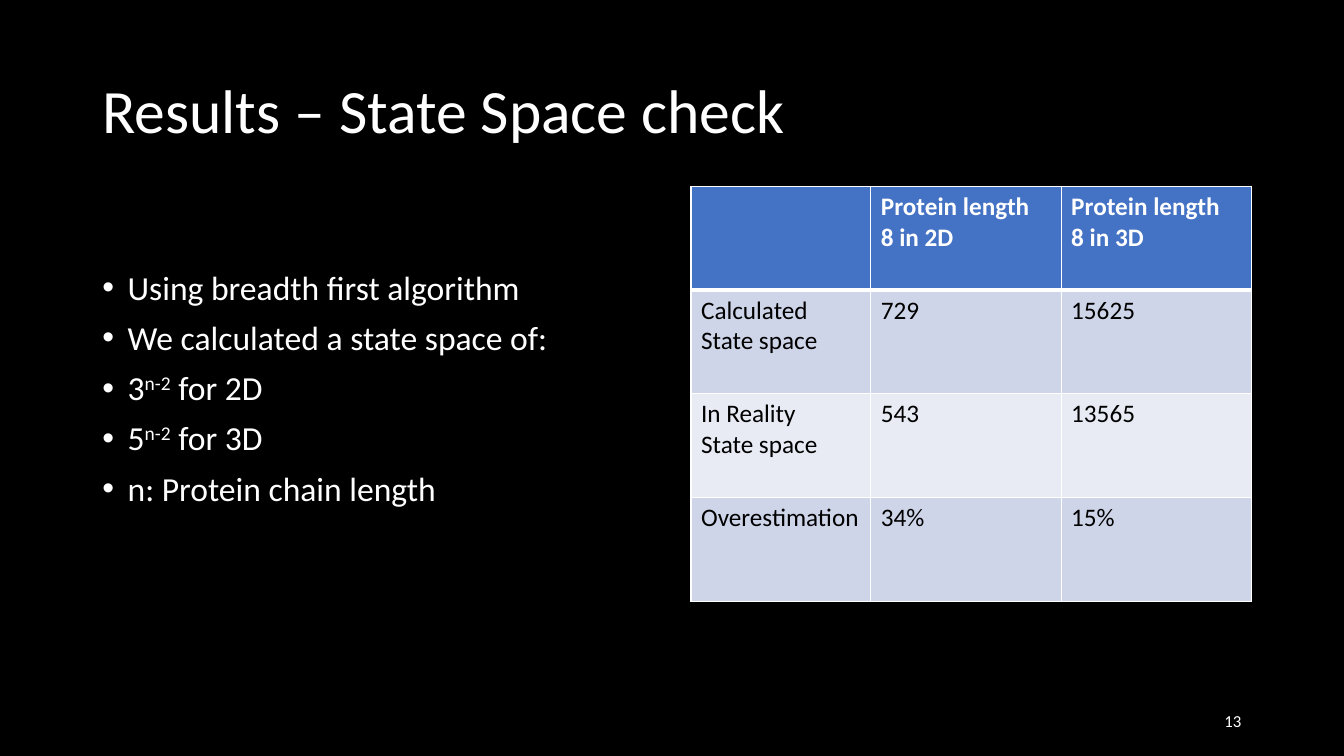
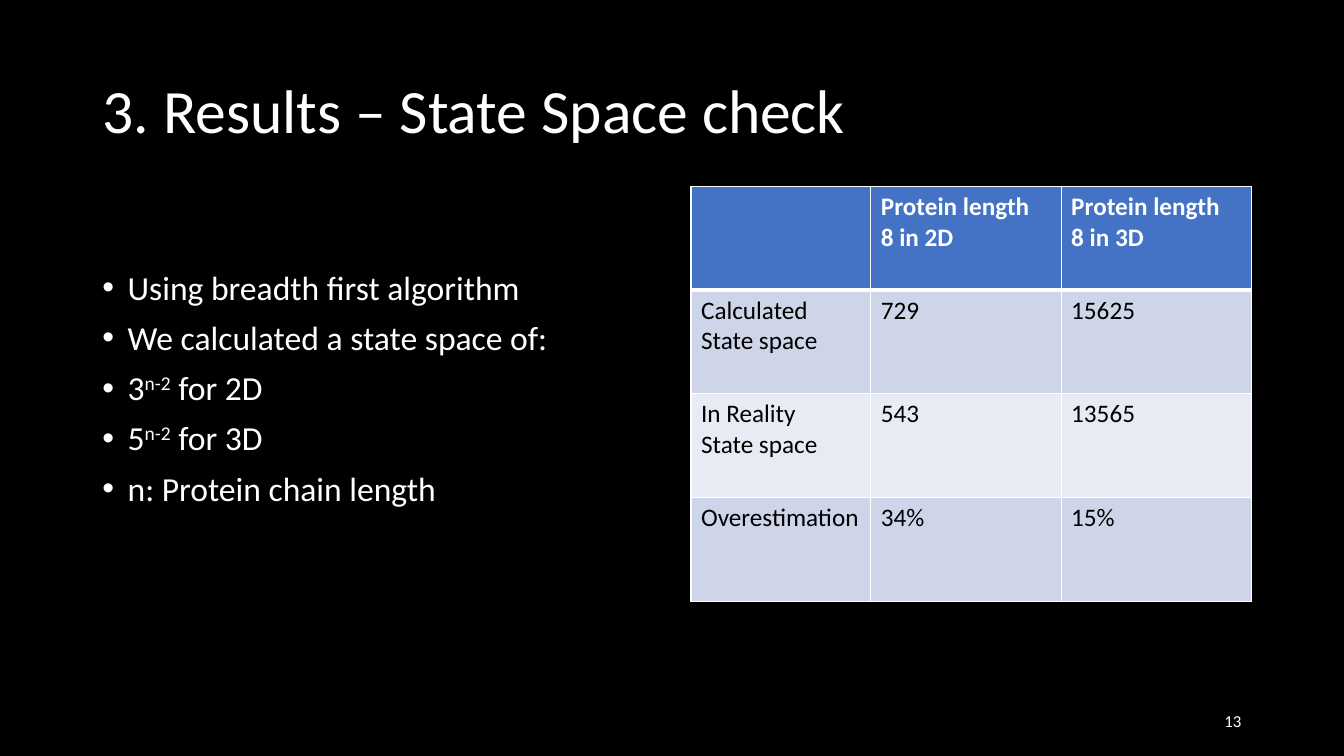
Before and after one commit to Loek21/Protein-Pow-d-er, a slide deck: slide 13 of Documentation/PPP, Week 2, Meeting 1.pptx. Drawn at 1344x756 pixels with LibreOffice and Linux fonts; fonts in the diff are those of the drawing. Boxes give left, top, right and bottom in pixels: in the first picture for what was removed or moved away, otherwise in the second. Text is boxed around its words. In the diff, an @@ line names an element or a change of style, - is before the commit and + after.

Commit message:
PPP: Update
Done:
My slides
Numbering of titles
Added few pictures in my slides
Reformatted presentationformat slide
Removed Datastructure reminder slide

```diff
--- a/Documentation/PPP, Week 2, Meeting 1.pptx
+++ b/Documentation/PPP, Week 2, Meeting 1.pptx
@@ title at bbox=[102, 90, 845, 143]: text changed @@
-Results – State Space check
+3. Results – State Space check
```
Also in this commit, not shown: 14 other slides changed, 2 other files.
